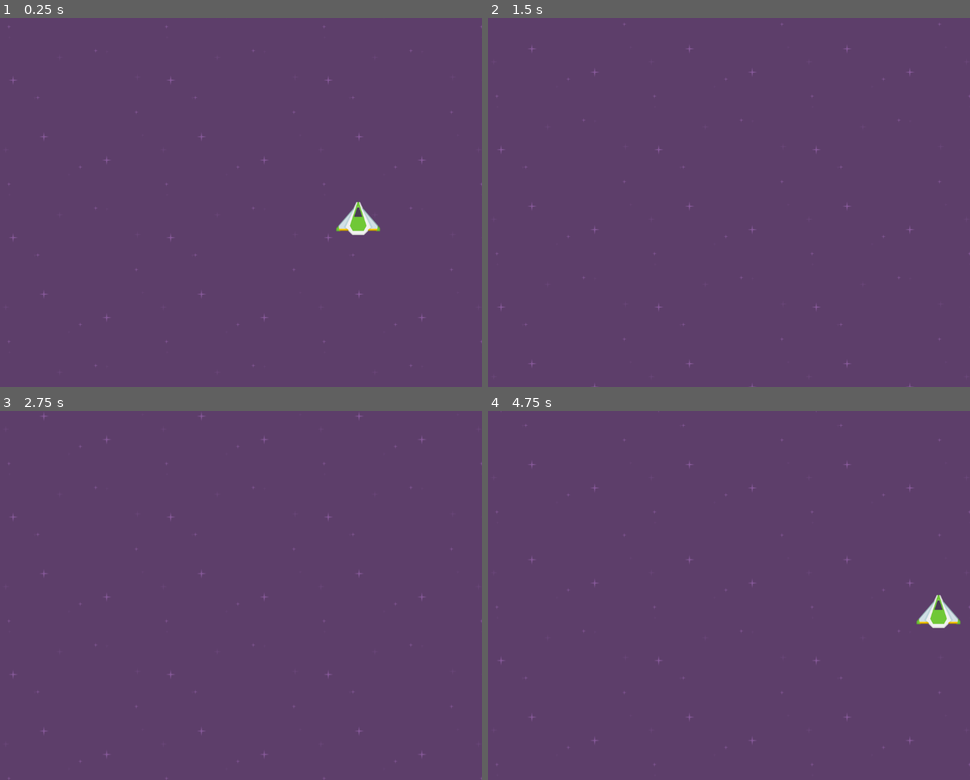
Above: before the commit, frames 1-4 (two rows, left to right).
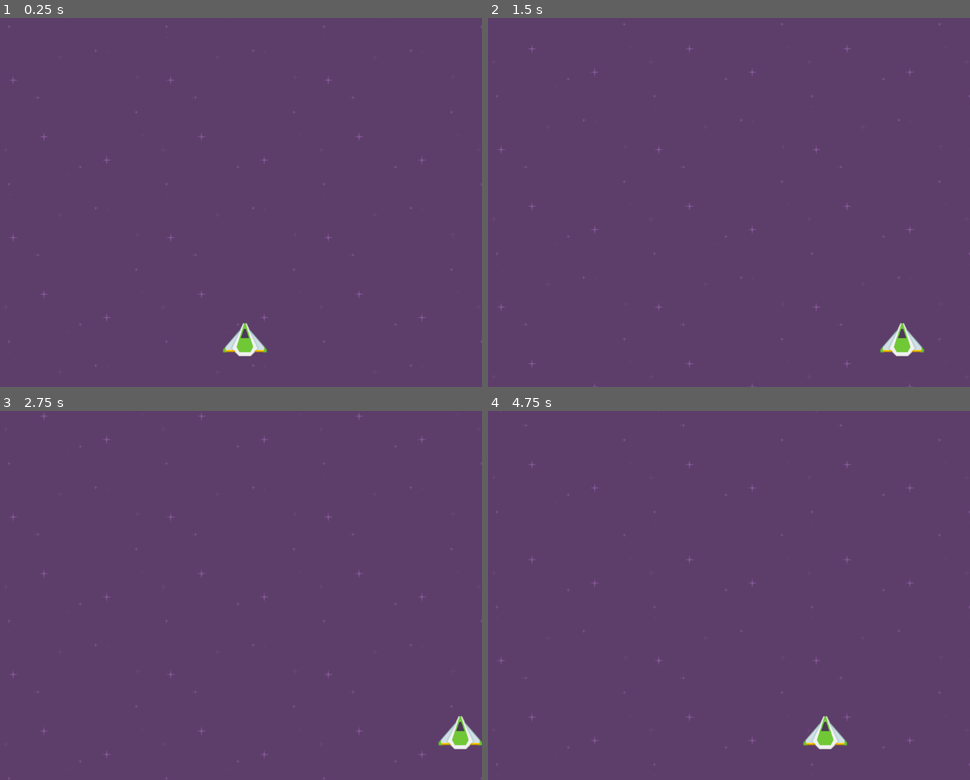
Above: after the commit, the same moments.

Repository: PaulSolheim/spaceattack-gruppe1
Game: Godot game, scene res://Main.tscn
Same seed, same stepped clock (60 frames per second), same inputs: the game is played once before the commit and once after it.
Inputs:
- Up to frame 1 (0.25 s): no input
- Up to frame 2 (1.5 s): hold Right (right) 0.53-1.28 s; hold Left (left) from 1.28 s (still down)
- Up to frame 3 (2.75 s): release Left (left) at 2.03 s; hold Right (right) from 2.03 s (still down)
- Up to frame 4 (4.75 s): release Right (right) at 3.53 s; hold Left (left) from 3.53 s (still down)

The runs differ from the first frame. In frame 1, 0.8% of the frame differs, in the area x 46-79%, y 49-92%; in frame 2, 0.4%; in frame 3, 0.4%; in frame 4, 0.8%.

Commit message:
fix posisjon
fix av posisjon.

Diff:
--- a/Main.tscn
+++ b/Main.tscn
@@ -11,4 +11,4 @@
 
 [node name="Spiller" parent="." index="1" instance=ExtResource( 2 )]
 
-position = Vector2( 599.189, 333.129 )
+position = Vector2( 415.111, 530.239 )
